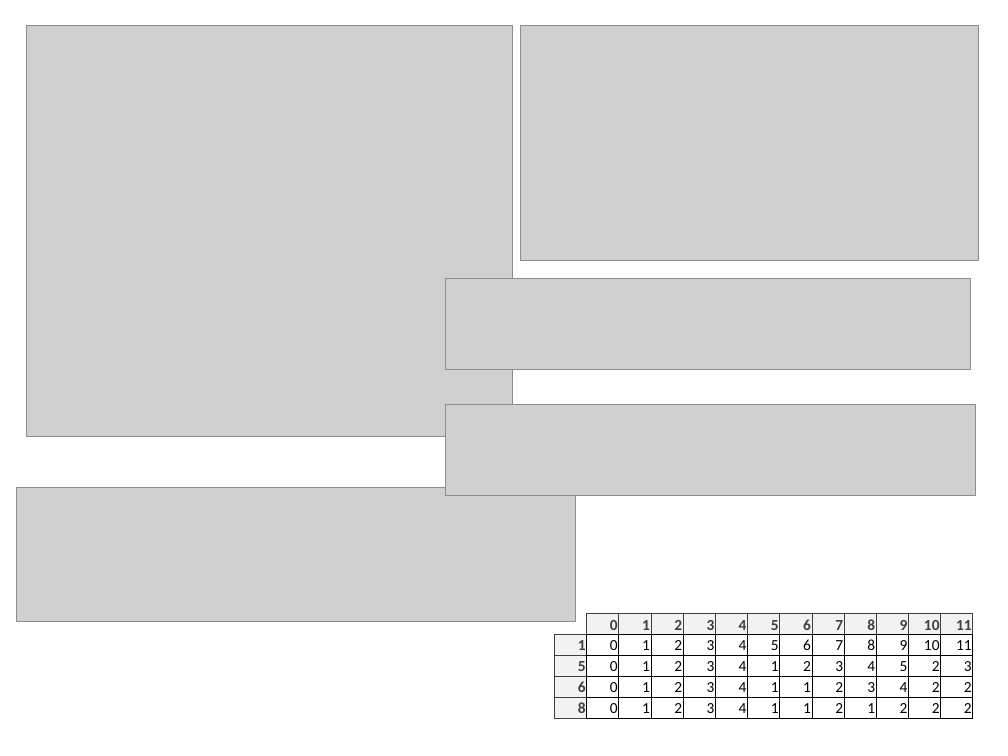
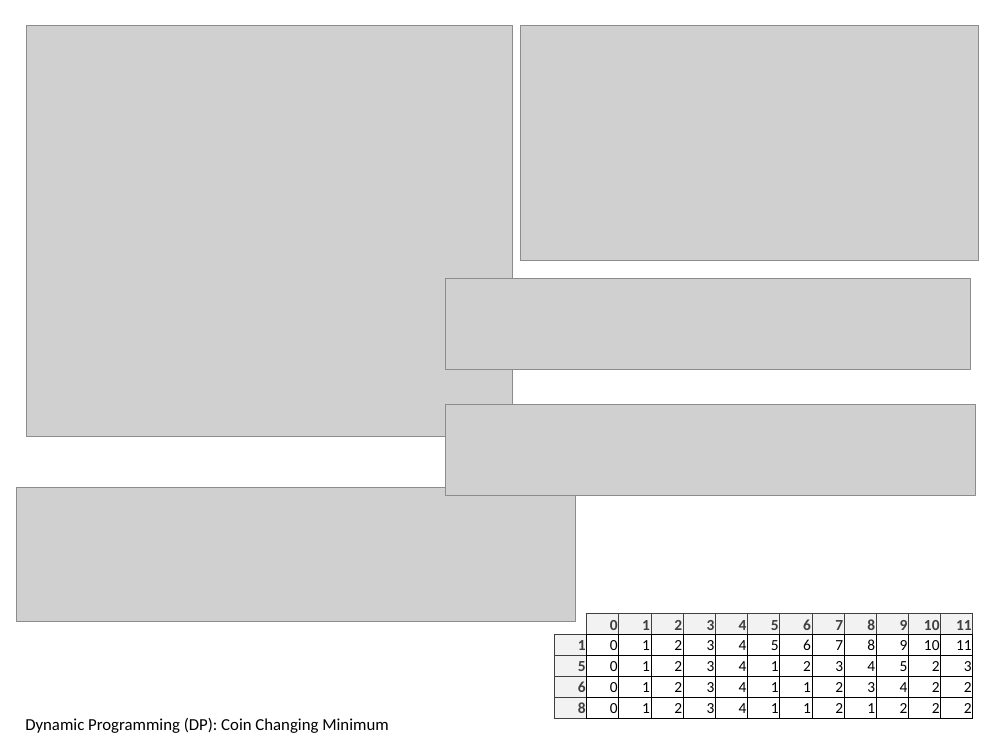
Before and after one commit to edvelezg/unb-java2, a slide deck: slide 29 of EBooks/Diagrams.pptx. Drawn at 1008x756 pixels with LibreOffice and Linux fonts; fonts in the diff are those of the drawing; grey boxes stand for pictures. Boxes give left, top, right and bottom in pixels: in the first picture for what was removed or moved away, otherwise in the second. Text is boxed around its words. In the diff, an @@ line names an element or a change of style, - is before the commit and + after.

```diff
--- a/EBooks/Diagrams.pptx
+++ b/EBooks/Diagrams.pptx
@@ text added at (x1=25, y1=718, x2=388, y2=733), 12 pt, text #000000 @@
+Dynamic Programming (DP): Coin Changing Minimum
```
Also in this commit, not shown: 5 slides added, 5 slides removed, 4 other files.
